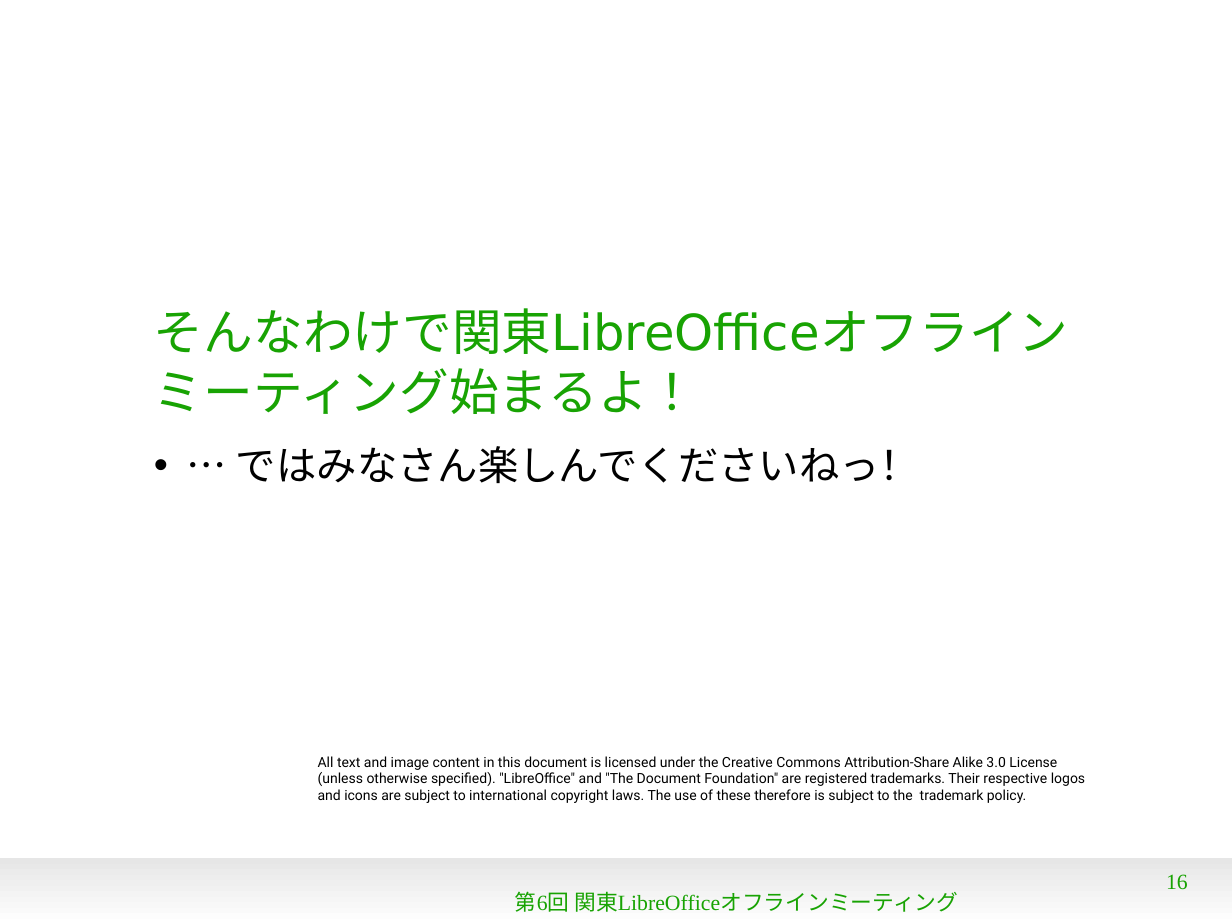
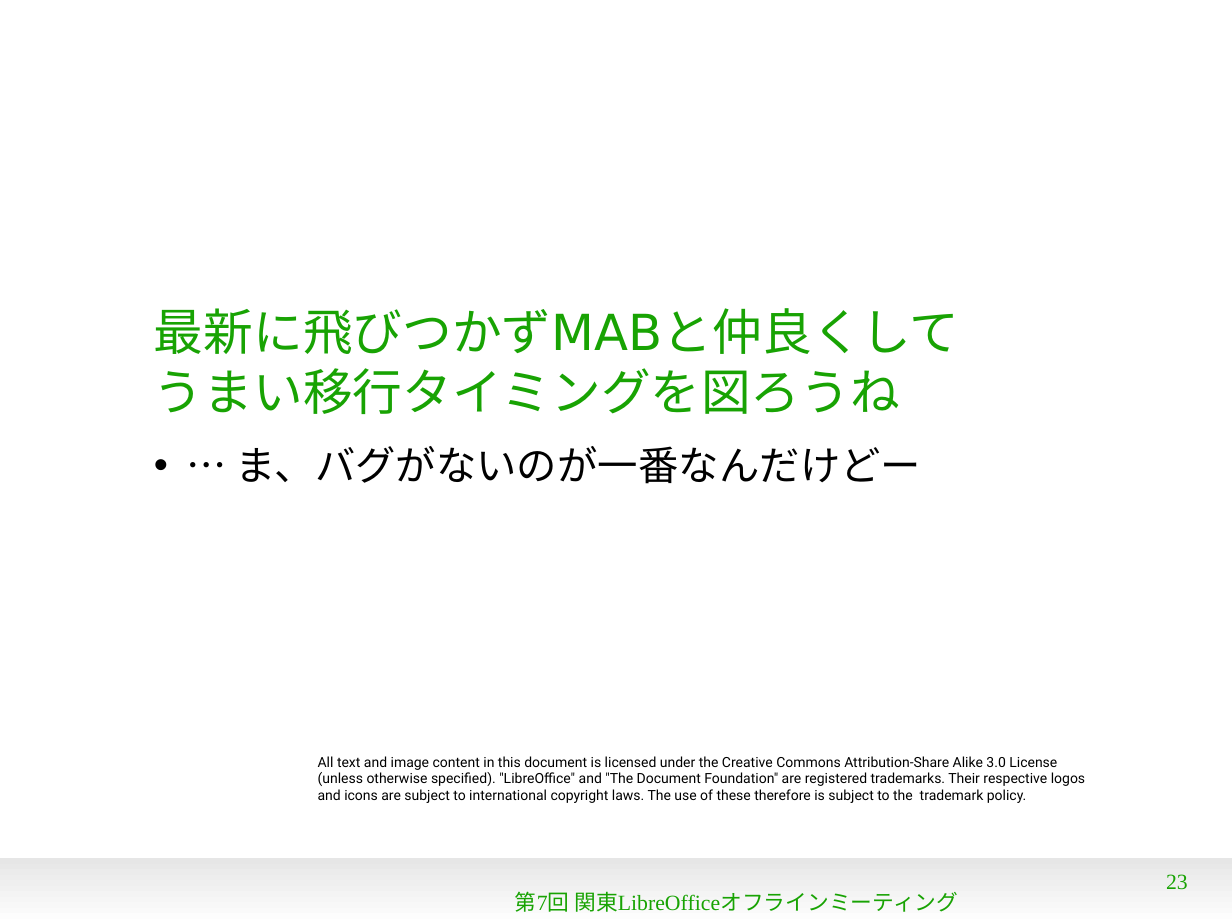
Before and after one commit to naruoga/KantoLibreOffice, a slide deck: slide 23 of Aug2013/MAB.odp (slide 16 before the commit). Drawn at 1232x924 pixels with LibreOffice and Linux fonts; fonts in the diff are those of the drawing; background and template pictures are left out. Boxes give left, top, right and bottom in pixels: in the first picture for what was removed or moved away, otherwise in the second. Text is boxed around its words. In the diff, an @@ line names an element or a change of style, - is before the commit and + after.

```diff
--- a/Aug2013/MAB.odp
+++ b/Aug2013/MAB.odp
@@ title at [154,308,960,414]: text changed @@
-そんなわけで関東LibreOfficeオフライン
-ミーティング始まるよ！
+最新に飛びつかずMABと仲良くして
+うまい移行タイミングを図ろうね
@@ text at [236,446,921,484]: text changed @@
-• … ではみなさん楽しんでくださいねっ！
+• … ま、バグがないのが一番なんだけどー
@@ text at [515,891,958,912]: text changed @@
-第6回 関東LibreOfficeオフラインミーティング
+第7回 関東LibreOfficeオフラインミーティング
@@ page number at [1166,874,1188,890]: text changed @@
-16
+23
```
Also in this commit, not shown: 15 other slides changed, 7 slides added, 2 other files.
